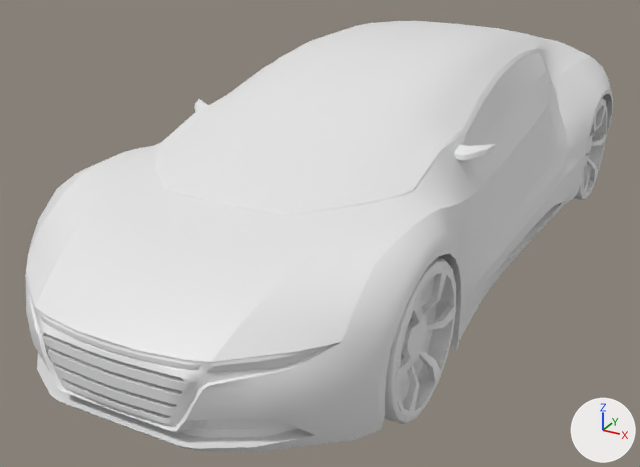
Two versions of the FBX model Assets/Player/Audi.FBX, one commit apart.
Before and after are seen from a camera (50 mm lens) standing at (1.15, -2.48, 1.25) and looking at (-0.11, -0.18, 0.11). Arrows for +X, +Y and +Z are at lower right; the lights stay in place. Where no turn or scale is listed for an object, it has been applied to the vertices. Vertices at the same position are counted once.

The older version as bpy lines, for what is in view:
```python
ob_audi_body = bpy.data.objects.new('audi_body', me_mesh)
ob_audi_body.location = (0.0, 0.0, 0.0)
ob_audi_front_lights = bpy.data.objects.new('audi_front_lights', me_mesh_007)
ob_audi_front_lights.location = (0.0, 0.0, 0.0)
ob_audi_grill = bpy.data.objects.new('audi_grill', me_mesh_021)
ob_audi_grill.location = (0.0, 0.0, 0.0)
ob_audi_roof = bpy.data.objects.new('audi_roof', me_mesh_001)
ob_audi_roof.location = (0.0, 0.0, 0.0)
ob_audi_side_windows = bpy.data.objects.new('audi_side_windows', me_mesh_002)
ob_audi_side_windows.location = (0.0, 0.0, 0.0)
ob_audi_tyres_filling_01 = bpy.data.objects.new('audi_tyres_filling_01', me_mesh_013)
ob_audi_tyres_filling_01.location = (0.461, -0.791, 0.195)
ob_audi_wheel_front_left = bpy.data.objects.new('audi_wheel_front_left', me_mesh_012)
ob_audi_wheel_front_left.location = (0.44, -0.791, 0.195)
ob_audi_wheel_rear_left = bpy.data.objects.new('audi_wheel_rear_left', me_mesh_009)
ob_audi_wheel_rear_left.location = (0.448, 0.83, 0.195)
ob_untitled = bpy.data.objects.new('Untitled', me_mesh_014)
ob_untitled.location = (0.44, -0.791, 0.195)
```
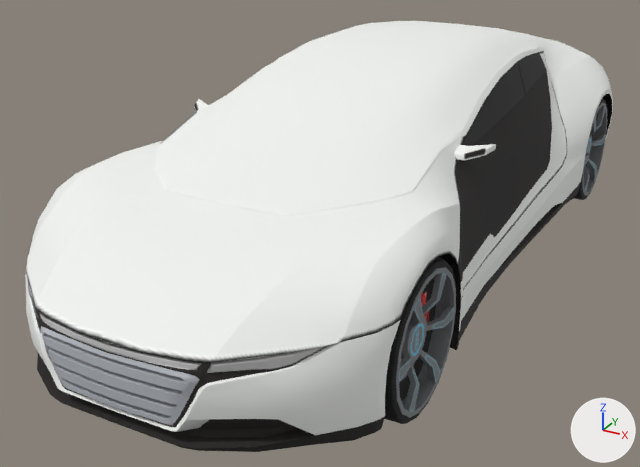
The newer file is also turned or shifted as a whole; pictures and numbers use the older file's frame.

Pixel boxes (x1, y1, x2, y2) of what changed, in the pictures (640 x 467 px; the box of a moved part takes in the faces that stretch with it):
'audi_tyres_filling_01', recoloured (grey to black): (399, 278, 436, 401) in both
part 1 of me_mesh_009, recoloured: (586, 135, 592, 154) in both
part 2 of me_mesh_001, added: after (399, 151, 440, 196)
part 3 of me_mesh_007, moved or reshaped: (29, 286, 277, 362) in both
part 4 of me_mesh_007, recoloured: (27, 278, 329, 373) in both
part 5 of me_mesh_012, recoloured: (407, 316, 427, 363) in both
part 6 of me_mesh_021, cut back: (41, 326, 200, 425) in both
part 7 of me_mesh_014, cut back: (384, 257, 456, 424) in both
part 8 of me_mesh_002, recoloured: (462, 137, 472, 146) in both
part 9 of me_mesh, recoloured: (134, 89, 583, 269) in both

Edits to the bpy script that builds the scene:
```text
Add mat_material__3:
    mat_material__3 = principled_material('Material #3')
    mat_material__3.base_color = (0.588, 0.588, 0.588)  # light grey #cacaca
    mat_material__3.roughness = 0.859
Change me_mesh_014:
    remove me_mesh_014.from_pydata(...)  # 144 vertices, 252 faces; spans x -0.07..0.07, y -0.198..0.198, z -0.195..0.195
    add me_mesh_014.from_pydata(...)  # 144 vertices, 126 faces; spans x -0.07..0.07, y -0.198..0.198, z -0.195..0.195
    me_mesh_014 part 7
    252 faces are deleted
    126 new faces join them
    add me_mesh_014.materials.append(mat_material__2)  # picture img_audi_diffuse_png
Change me_mesh_021:
    remove me_mesh_021.from_pydata(...)  # 173 vertices, 260 faces; spans x -0.214..0.214, y -1.304..-1.249, z 0.147..0.288
    add me_mesh_021.from_pydata(...)  # 173 vertices, 130 faces; spans x -0.214..0.214, y -1.304..-1.249, z 0.147..0.288
    me_mesh_021 part 6
    260 faces are deleted
    130 new faces join them
    add me_mesh_021.materials.append(mat_material__2)  # picture img_audi_diffuse_png
Change me_mesh:
    remove me_mesh.from_pydata(...)  # 1546 vertices, 2660 faces; spans x -0.53..0.53, y -1.3..1.3, z 0.07..0.62
    add me_mesh.from_pydata(...)  # 1546 vertices, 1358 faces; spans x -0.53..0.53, y -1.3..1.3, z 0.07..0.62
    me_mesh part 9: 56 faces spanning x -0.53..0.53, y -1.0..1.04, z 0.09..0.54 switch from no material to mat_material__2 (picture img_audi_diffuse_png)
Change me_mesh_007:
    where me_mesh_007.from_pydata(...)  # 132 vertices, 214 faces; spans x -0.424..0.424, y -1.299..-1.073, z 0.283..0.323
    me_mesh_007 part 3
    88 faces are deleted
    88 new faces join them
    me_mesh_007 part 4: 214 faces spanning x -0.424..0.424, y -1.299..-1.073, z 0.283..0.323 switch from no material to mat_material__3 (light grey #cacaca)
Change me_mesh_012:
    remove me_mesh_012.from_pydata(...)  # 337 vertices, 594 faces; spans x -0.071..0.071, y -0.178..0.178, z -0.176..0.176
    add me_mesh_012.from_pydata(...)  # 337 vertices, 312 faces; spans x -0.071..0.071, y -0.178..0.178, z -0.176..0.176
    me_mesh_012 part 5: 30 faces spanning x 0.043..0.044, y -0.057..0.057, z -0.058..0.058 switch from no material to mat_material__2 (picture img_audi_diffuse_png)
Change me_mesh_009:
    remove me_mesh_009.from_pydata(...)  # 337 vertices, 594 faces; spans x -0.071..0.071, y -0.178..0.178, z -0.176..0.176
    add me_mesh_009.from_pydata(...)  # 337 vertices, 312 faces; spans x -0.071..0.071, y -0.178..0.178, z -0.176..0.176
    me_mesh_009 part 1: 30 faces spanning x 0.043..0.044, y -0.057..0.057, z -0.058..0.058 switch from no material to mat_material__2 (picture img_audi_diffuse_png)
Change me_mesh_013:
    where me_mesh_013.from_pydata(...)  # 48 vertices, 24 faces; spans x 0.0, y -0.173..0.173, z -0.172..0.172
    add me_mesh_013.materials.append(mat_material__2)  # picture img_audi_diffuse_png
Change me_mesh_002:
    remove me_mesh_002.from_pydata(...)  # 26 vertices, 22 faces; spans x -0.405..0.405, y -0.373..0.598, z 0.503..0.615
    add me_mesh_002.from_pydata(...)  # 26 vertices, 12 faces; spans x -0.405..0.405, y -0.373..0.598, z 0.503..0.615
    me_mesh_002 part 8: 2 faces spanning x -0.405..0.405, y -0.373..-0.266, z 0.503..0.535 switch from no material to mat_material__2 (picture img_audi_diffuse_png)
Change me_mesh_001:
    remove me_mesh_001.from_pydata(...)  # 229 vertices, 408 faces; spans x -0.39..0.39, y -0.89..1.12, z 0.44..0.69
    add me_mesh_001.from_pydata(...)  # 230 vertices, 197 faces; spans x -0.39..0.39, y -0.89..1.12, z 0.44..0.69
    me_mesh_001 part 2: 1 vertex added at x 0.38, y -0.62, z 0.49
    add me_mesh_001.materials.append(mat_material__2)  # picture img_audi_diffuse_png
```
